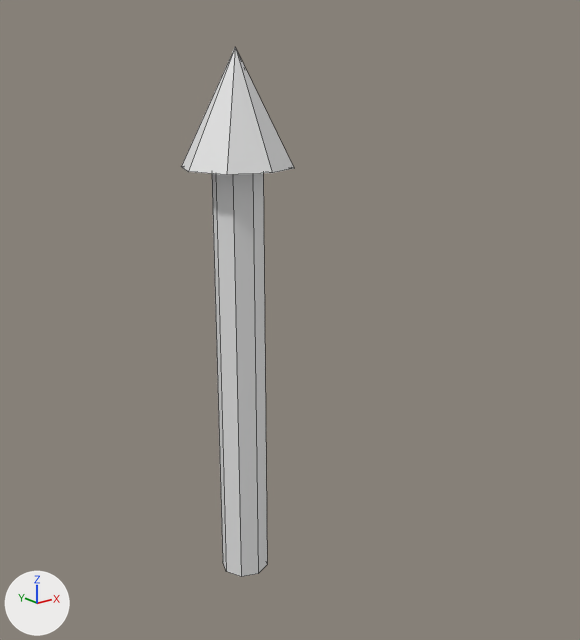
Two versions of the Blender file samples/imu-gui/assets/arrow.blend, one commit apart.
The view is the same before and after, from a camera (50 mm lens) standing at (-4.09, -5.85, 4.83) and looking at (2.22, 2.04, 1.67). The axes (+X, +Y, +Z) are drawn at lower left. The lights are the same throughout. Mesh edges are drawn as thin lines.

Names of what the first picture shows: 'Arrow'.
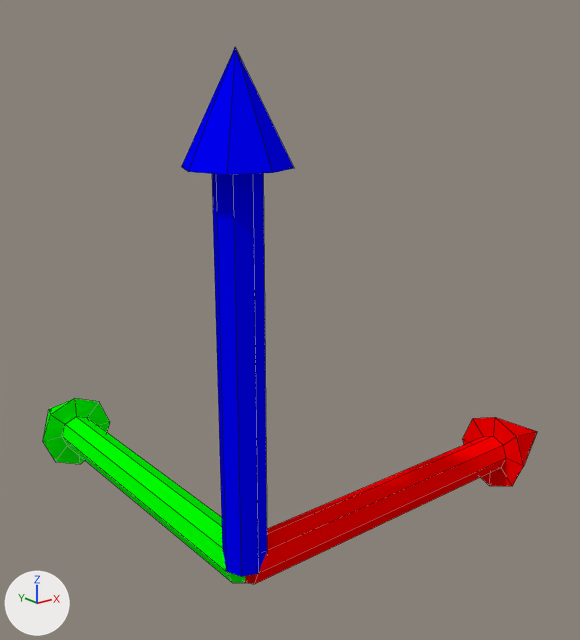
The change in detail:
Material 'Material' (mat_material) is new.
Its base color is (0.0, 0.0, 1.0) (blue #0000ff).
Material 'Material.002' (mat_material_002) is new.
Its base color is (0.0, 1.0, 0.0) (green #00ff00).
Material 'Material.001' (mat_material_001) is new.
Its base color is (1.0, 0.0, 0.0) (red #ff0000).
me_arrow has 25 vertices, 25 faces and spans x -0.5..0.5, y -0.5..0.5, z 0.0..5.0.
me_arrow now uses material mat_material (blue #0000ff).
Mesh me_arrow_002 is new.
It has 25 vertices, 25 faces and spans x -0.5..0.5, y -0.5..0.5, z 0.0..5.0.
It uses material mat_material_002 (green #00ff00).
Mesh me_arrow_001 is new.
It has 25 vertices, 25 faces and spans x -0.5..0.5, y -0.5..0.5, z 0.0..5.0.
It uses material mat_material_001 (red #ff0000).
Object 'ArrowY' (ob_arrowy) is new; it shows me_arrow_002.
Its location is (0.0, 0.0, 0.0).
Its rotation in degrees is (-90, 90, 0).
Object 'ArrowX' (ob_arrowx) is new; it shows me_arrow_001.
Its location is (0.0, 0.0, 0.0).
Its rotation in degrees is (0, 90, 0).

Boxes (x1, y1, x2, y2) around the edits, measured in the pictures (580 x 640 px):
'Arrow', recoloured (grey to blue)
    both: (181, 48, 294, 577)
'ArrowX', added (red)
    after: (245, 417, 537, 584)
'ArrowY', added (green)
    after: (43, 398, 245, 583)
